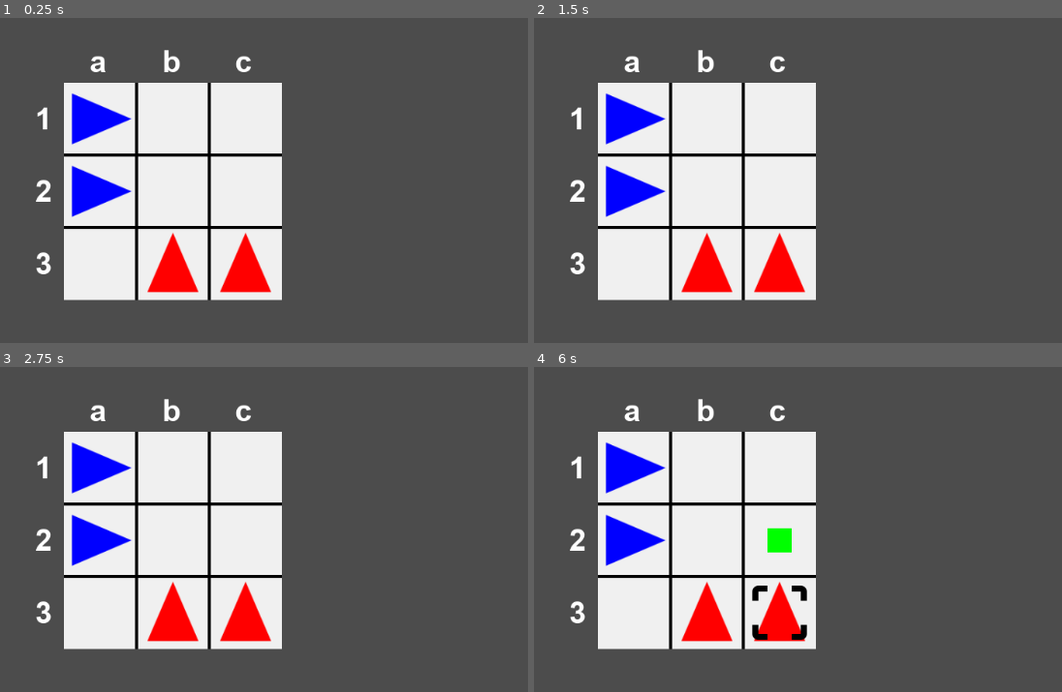
Above: before the commit, frames 1-4 (two rows, left to right).
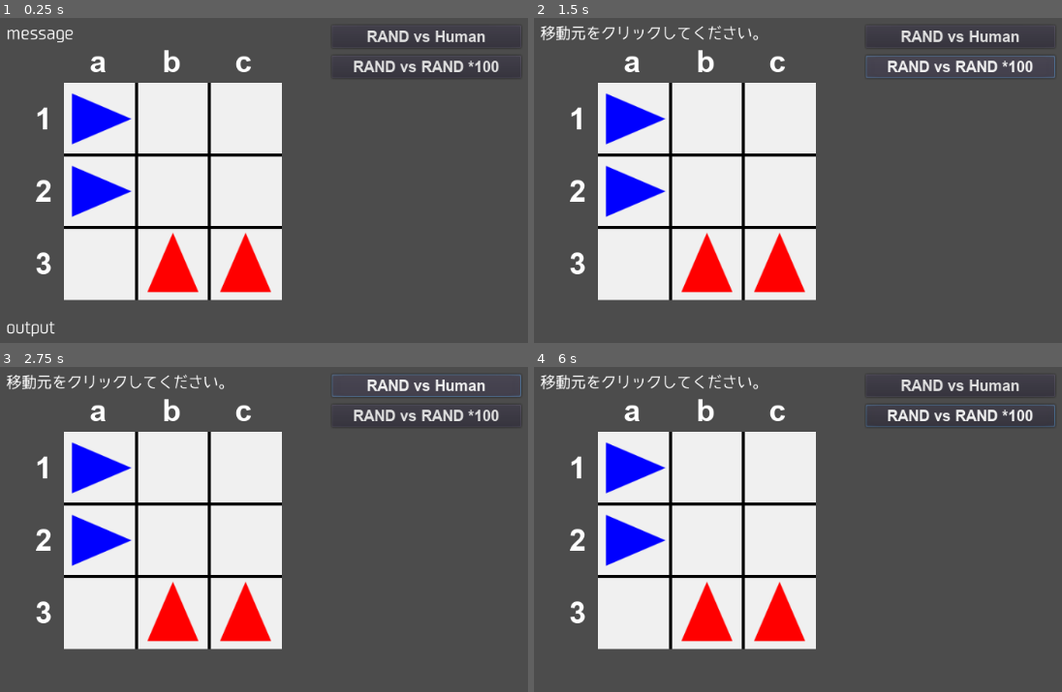
Above: after the commit, the same moments.

Repository: vivisuke/Dodgem
Game: Godot game, scene res://MainScene.tscn
Two runs of this game, one before a commit and one after it. Both use one fixed random seed, a clock stepped at 60 frames per second and the inputs below.
Inputs (mouse positions are in pixels of both pictures, inside the frame that each line leads up to):
- Up to frame 1 (0.25 s): no input
- Up to frame 2 (1.5 s): click (961, 37) at 0.5 s, where only the run after the commit has a clickable "RAND vs Human"; click (961, 66) at 1.25 s, where only the run after the commit has a clickable "RAND vs RAND *100"
- Up to frame 3 (2.75 s): click (427, 386) at 2 s, where only the run after the commit has a clickable "RAND vs Human"
- Up to frame 4 (6 s): click (961, 415) at 2.75 s, where only the run after the commit has a clickable "RAND vs RAND *100"; click (961, 386) at 3.5 s, where only the run after the commit has a clickable "RAND vs Human"; click (961, 415) at 4.25 s, where only the run after the commit has a clickable "RAND vs RAND *100"; tap Enter at 5 s; move the mouse to (outside the picture) at 5.02 s; click (outside the picture) at 5.17 s; tap Space at 5.75 s; move the mouse to (755, 607) at 5.77 s; click (755, 607) at 5.92 s

The runs differ from the first frame. In frame 1, 1.3% of the frame differs, in the area x 1-95%, y 3-99%; in frame 2, 1.8%; in frame 3, 1.8%; in frame 4, 2.5%, in the area x 1-99%, y 2-84%.

Commit message:
0014 ◎ C 11/03 11/04 0.001│ToDo│勝敗表示 0015 ◎ C 11/03 11/04 0.001│ToDo│勝敗統計表示

Diff:
--- a/Dodgem/MainScene.gd
+++ b/Dodgem/MainScene.gd
@@ -1,5 +1,10 @@
 extends Node2D
 
+enum {
+	MODE_INIT = 0,
+	MODE_RAND_HUMAN,
+	MODE_RAND_RAND,
+}
 const N_HORZ = 3
 const N_VERT = 3
 const TILE_NONE = -1
@@ -8,14 +13,49 @@
 const TILE_SRC = 0
 const TILE_DST = 1
 
+var mode = MODE_INIT
+var last_mode = MODE_INIT
+var nEpisode = 0
+var nEpisodeRest = 0
+var red_first = true		# 赤が先手
+var dstcur_showed = false		# 移動先カーソル表示状態
+var nMoved = 0				# 何手着手したか
 var next = TILE_RED			# TILE_RED | TILE_BLUE
+var nRed = 2				# 下側ピース個数
+var nBlue = 2				# 左側ピース個数
+var nRedWon = 0		# 赤勝利数
+var nBlueWon = 0	# 青勝利数
+
 var cursor = Vector2(-1, -1)
 var rng = RandomNumberGenerator.new()
 
 func _ready():
+	rng.randomize()
+	init_board()			# 盤面消去
 	init_cursor()
-
+func init_board():
+	for y in range(N_VERT):
+		for x in range(N_HORZ):
+			$Board/TileMap.set_cell(x, y, TILE_NONE)
+	for y in range(0, N_VERT-1):
+		$Board/TileMap.set_cell(0, y, TILE_BLUE)
+	for x in range(1, N_HORZ):
+		$Board/TileMap.set_cell(x, 2, TILE_RED)
+	nRed = N_HORZ - 1
+	nBlue = N_VERT - 1
+func clear_stats():
+	nRedWon = 0
+	nBlueWon = 0
+	nEpisode = 0
+func update_stats_label():
+	if nEpisode == 0:
+		$OutputLabel.text = ""
+	else:
+		$OutputLabel.text = "Red won: %d (%.1f%%)\n" % [nRedWon, nRedWon*100.0/nEpisode]
+		$OutputLabel.text += "Blue won: %d (%.1f%%)\n" % [nBlueWon, nBlueWon*100.0/nEpisode]
+	pass
 func init_cursor():
+	dstcur_showed = false
 	cursor = Vector2(-1, -1)
 	for y in range(N_VERT+1):
 		for x in range(N_HORZ):
@@ -23,12 +63,16 @@
 
 func _input(event):
 	if event is InputEventMouseButton && event.is_pressed():
-		if next == TILE_BLUE: return
+		#if next == TILE_BLUE: return
+		if mode != MODE_RAND_HUMAN: return
+		if( (red_first && (nMoved%2) != 0) ||
+				(!red_first && (nMoved%2) != 1) ): return
+		# mp := クリックされたタイルマップ座標
 		var mp = $Board/TileMap.world_to_map($Board/TileMap.get_local_mouse_position())
 		if( $Board/CursorTileMap.get_cellv(mp) != TILE_DST &&
 			(mp.x < 0 || mp.x >= N_HORZ || mp.y < 0 || mp.y >= N_VERT) ):
-				return
-		if $Board/TileMap.get_cellv(mp) == TILE_RED:
+				return		# 盤面外がクリックされた場合
+		if $Board/TileMap.get_cellv(mp) == TILE_RED:	# 赤ピースがクリックされた場合
 			if cursor == mp:
 				init_cursor()
 			else:
@@ -41,18 +85,29 @@
 					$Board/CursorTileMap.set_cell(mp.x+1, mp.y, TILE_DST)
 				if mp.y == 0 || $Board/TileMap.get_cell(mp.x, mp.y-1) < 0:
 					$Board/CursorTileMap.set_cell(mp.x, mp.y-1, TILE_DST)
+				dstcur_showed = true
 		else:
-			if $Board/CursorTileMap.get_cellv(mp) == TILE_DST:
+			if $Board/CursorTileMap.get_cellv(mp) == TILE_DST:		# 移動先がクリックされた場合
 				print("src = ", cursor, ", dst = ", mp)
-				$Board/TileMap.set_cellv(cursor, TILE_NONE)
-				if mp.y >= 0:
+				$Board/TileMap.set_cellv(cursor, TILE_NONE)		# 移動元
+				if mp.y >= 0:		# 盤面内の場合
 					$Board/TileMap.set_cellv(mp, TILE_RED)
-				next = TILE_BLUE
-				pass
+				else:
+					nRed -= 1
+				print("#blue = %d, #red = %d" % [nBlue, nRed])
+				nMoved += 1
+				if nRed == 0:
+					$MessLabel.text = "赤の勝ちです。"
+					nEpisode += 1
+					nRedWon += 1
+					update_stats_label()
+					mode = MODE_INIT
+					red_first = !red_first
+				else:
+					next = TILE_BLUE
 			init_cursor()
-
-func moveBlueRandom():
-	var lst = []
+func get_blue_moves() -> Array:
+	var lst = []		# 着手（Vector2(移動元, 移動先)）配列
 	for y in range(N_VERT+1):
 		for x in range(N_HORZ):
 			if $Board/TileMap.get_cell(x, y) == TILE_BLUE:
@@ -62,16 +117,60 @@
 					lst.push_back([Vector2(x, y), Vector2(x, y+1)])
 				if x == N_HORZ-1 || $Board/TileMap.get_cell(x+1, y) < 0:
 					lst.push_back([Vector2(x, y), Vector2(x+1, y)])
-	if lst.empty():
+	return lst
+func moveBlueRandom():
+	var mvs = get_blue_moves()
+	if mvs.empty():
 		return			# BLUE won
-	var mv
-	if lst.size() == 1: mv = lst[0]
+	var mv : Array	#
+	if mvs.size() == 1: mv = mvs[0]
 	else:
-		mv = lst[rng.randi_range(0, lst.size() - 1)]
-	$Board/TileMap.set_cellv(mv[0], TILE_NONE)
-	if mv[1][1] < N_HORZ:
-		$Board/TileMap.set_cellv(mv[1], TILE_BLUE)
+		mv = mvs[rng.randi_range(0, mvs.size() - 1)]
+	$Board/TileMap.set_cellv(mv[0], TILE_NONE)		# 移動元消去
+	if mv[1].x < N_HORZ:		# 盤面内の場合
+		$Board/TileMap.set_cellv(mv[1], TILE_BLUE)	# 移動先にピース設置
+	else:
+		nBlue -= 1
+	print("#blue = %d, #red = %d" % [nBlue, nRed])
+	nMoved += 1
+	if nBlue == 0:
+		$MessLabel.text = "青の勝ちです。"
+		nEpisode += 1
+		nBlueWon += 1
+		update_stats_label()
+		red_first = !red_first
+		mode = MODE_INIT
+	else:
+		next = TILE_RED
 func _process(delta):
-	if next == TILE_BLUE:
-		moveBlueRandom()
-		next = TILE_RED
+	if mode == MODE_RAND_HUMAN:
+		if next == TILE_BLUE:
+			$MessLabel.text = ""
+			moveBlueRandom()
+		else:
+			if !dstcur_showed:
+				$MessLabel.text = "移動元をクリックしてください。"
+			else:
+				$MessLabel.text = "移動先をクリックしてください。"
+
+func _on_RxHUM_Button_pressed():
+	if mode == MODE_RAND_HUMAN: return
+	if last_mode != MODE_RAND_HUMAN:
+		clear_stats()
+		update_stats_label()
+	mode = MODE_RAND_HUMAN
+	last_mode = MODE_RAND_HUMAN
+	init_board()
+	nMoved = 0
+	next = TILE_RED if red_first else TILE_BLUE
+	pass
+
+func _on_RxRx100_Button_pressed():
+	if mode == MODE_RAND_RAND: return
+	if last_mode != MODE_RAND_RAND:
+		clear_stats()
+		update_stats_label()
+	mode = MODE_RAND_RAND
+	last_mode = MODE_RAND_RAND
+	nMoved = 0
+	pass # Replace with function body.
--- a/Dodgem/MainScene.tscn
+++ b/Dodgem/MainScene.tscn
@@ -6,6 +6,8 @@
 [ext_resource path="res://images/select_black.png" type="Texture" id=4]
 [ext_resource path="res://images/dest_green.png" type="Texture" id=5]
 [ext_resource path="res://MainScene.gd" type="Script" id=6]
+[ext_resource path="res://fonts/arialbd.ttf" type="DynamicFontData" id=7]
+[ext_resource path="res://fonts/FlopDesignFONT.otf" type="DynamicFontData" id=8]
 
 [sub_resource type="TileSet" id=1]
 0/name = "up_red.png 0"
@@ -67,6 +69,14 @@
 1/shapes = [  ]
 1/z_index = 0
 
+[sub_resource type="DynamicFont" id=3]
+size = 20
+font_data = ExtResource( 7 )
+
+[sub_resource type="DynamicFont" id=4]
+size = 20
+font_data = ExtResource( 8 )
+
 [node name="MainScene" type="Node2D"]
 script = ExtResource( 6 )
 
@@ -93,3 +103,50 @@
 show_collision = true
 format = 1
 tile_data = PoolIntArray( 65537, 1, 0, 131072, 1, 0, 131073, 0, 0 )
+
+[node name="RxHUM_Button" type="Button" parent="."]
+margin_left = 450.0
+margin_top = 20.0
+margin_right = 700.0
+margin_bottom = 50.0
+custom_fonts/font = SubResource( 3 )
+text = "RAND vs Human"
+__meta__ = {
+"_edit_use_anchors_": false
+}
+
+[node name="RxRx100_Button" type="Button" parent="."]
+margin_left = 450.0
+margin_top = 60.0
+margin_right = 700.0
+margin_bottom = 90.0
+custom_fonts/font = SubResource( 3 )
+text = "RAND vs RAND *100"
+__meta__ = {
+"_edit_use_anchors_": false
+}
+
+[node name="MessLabel" type="Label" parent="."]
+margin_left = 20.0
+margin_top = 20.0
+margin_right = 384.0
+margin_bottom = 50.0
+custom_fonts/font = SubResource( 4 )
+text = "message"
+__meta__ = {
+"_edit_use_anchors_": false
+}
+
+[node name="OutputLabel" type="Label" parent="."]
+margin_left = 20.0
+margin_top = 410.0
+margin_right = 384.0
+margin_bottom = 578.0
+custom_fonts/font = SubResource( 4 )
+text = "output"
+__meta__ = {
+"_edit_use_anchors_": false
+}
+
+[connection signal="pressed" from="RxHUM_Button" to="." method="_on_RxHUM_Button_pressed"]
+[connection signal="pressed" from="RxRx100_Button" to="." method="_on_RxRx100_Button_pressed"]
Not shown: 1 places in Dodgem/MainScene.tscn that only renumber resources
Not shown, changed: Dodgem.spr
